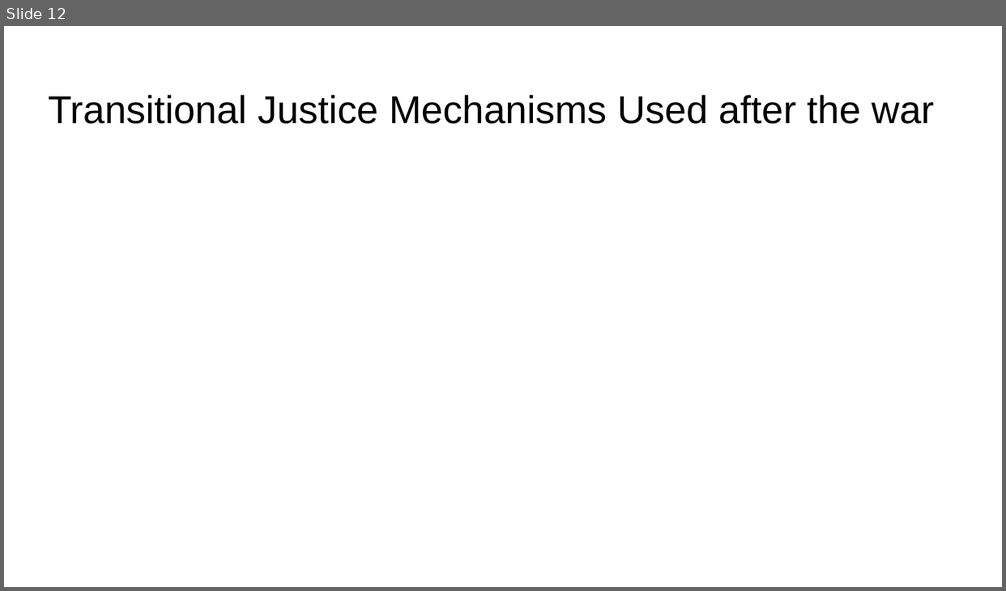
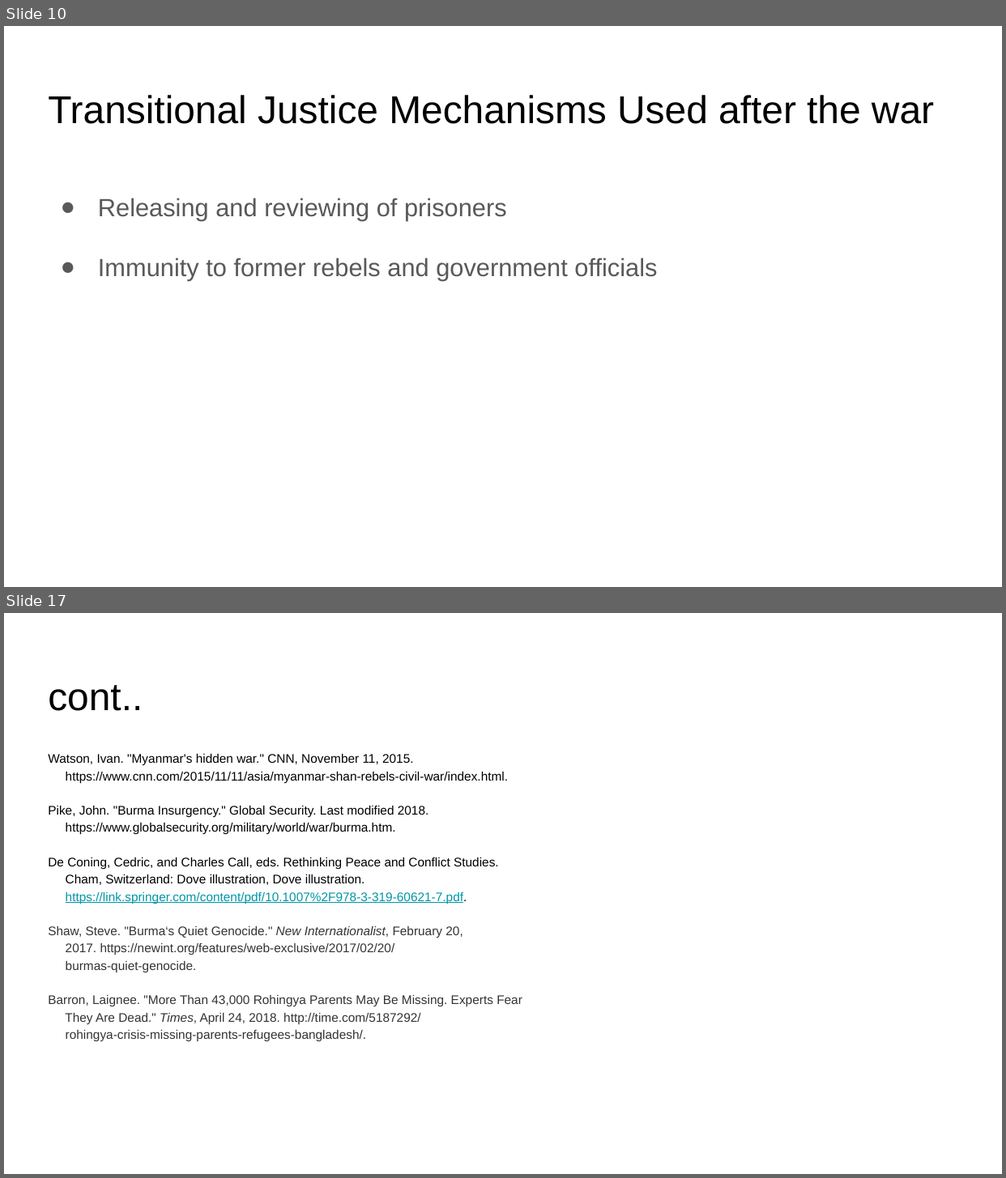
Before and after one commit to arkelf/finalproject, a slide deck: Myanmar presentation.pptx. Shown one above the other, each under a label of ours: slide 12 before the commit, slides 10 and 17 after it; the slides between them are not shown. The pictures are 1006x591 and 1006x1178 pixels, drawn with LibreOffice and Linux fonts; fonts in the diff are those of the drawing. Boxes give left, top, right and bottom in pixels: in the first picture for what was removed or moved away, otherwise in the second. Text is boxed around its words. In the diff, an @@ line names an element or a change of style, - is before the commit and + after.

```diff
--- a/Myanmar presentation.pptx
+++ b/Myanmar presentation.pptx
@@ slide 17 added at bbox=[4, 613, 1002, 1174], background #FFFFFF @@
@@ title added at bbox=[48, 685, 143, 711], 28 pt, text #000000 @@
+cont..
@@ text added at bbox=[48, 753, 522, 1041], 9 pt, text #000000 @@
+Watson, Ivan. "Myanmar's hidden war." CNN, November 11, 2015.
+https://www.cnn.com/2015/11/11/asia/myanmar-shan-rebels-civil-war/index.html.
+Pike, John. "Burma Insurgency." Global Security. Last modified 2018.
+https://www.globalsecurity.org/military/world/war/burma.htm.
+De Coning, Cedric, and Charles Call, eds. Rethinking Peace and Conflict Studies.
+Cham, Switzerland: Dove illustration, Dove illustration.
+https://link.springer.com/content/pdf/10.1007%2F978-3-319-60621-7.pdf.
+Shaw, Steve. "Burma‘s Quiet Genocide." New Internationalist, February 20,
+2017. https://newint.org/features/web-exclusive/2017/02/20/
+burmas-quiet-genocide.
+Barron, Laignee. "More Than 43,000 Rohingya Parents May Be Missing. Experts Fear
+They Are Dead." Times, April 24, 2018. http://time.com/5187292/
+rohingya-crisis-missing-parents-refugees-bangladesh/.
@@ what was slide 12 is now slide 10 @@
@@ slide 10 changed as well @@
@@ text added at bbox=[98, 198, 657, 280], 18 pt, text #595959 @@
+● Releasing and reviewing of prisoners
+● Immunity to former rebels and government officials
```
Also in this commit, not shown: 3 other slides changed, 12 other slides added, 11 slides removed.
